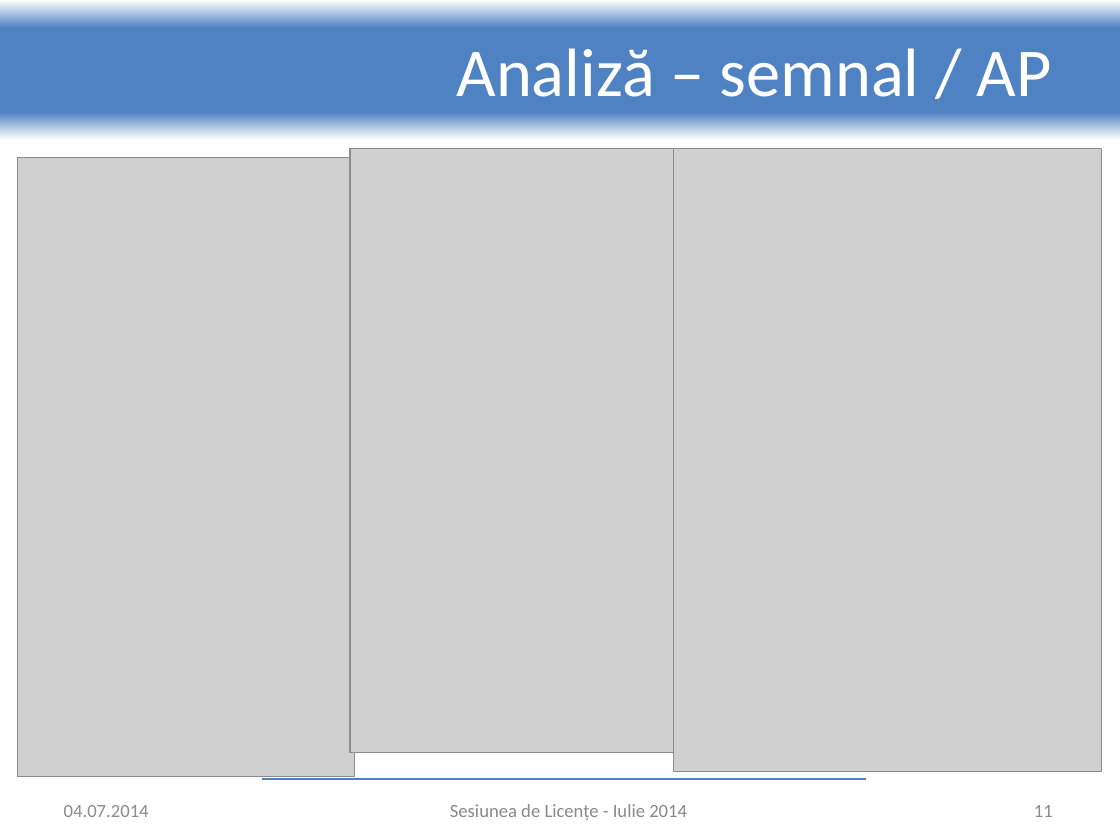
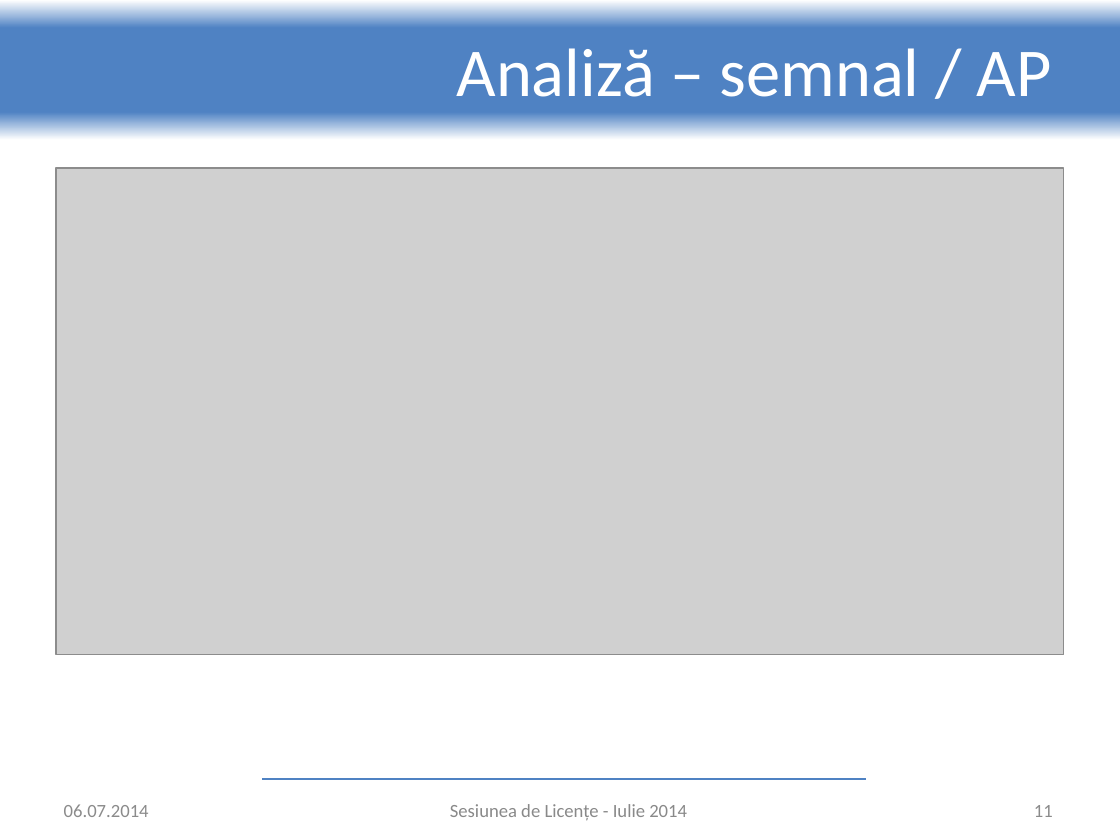
Before and after one commit to adrian-nicolau/radar, a slide deck: slide 11 of presentation.pptx. Drawn at 1120x840 pixels with LibreOffice and Linux fonts; fonts in the diff are those of the drawing; grey boxes stand for pictures; background and template pictures are left out. Boxes give left, top, right and bottom in pixels: in the first picture for what was removed or moved away, otherwise in the second. Text is boxed around its words. In the diff, an @@ line names an element or a change of style, - is before the commit and + after.

```diff
--- a/presentation.pptx
+++ b/presentation.pptx
@@ picture removed at <box>349,149,681,753</box> @@
@@ picture removed at <box>674,149,1102,772</box> @@
@@ picture: place and size @@
-picture at <box>18,158,355,777</box>
+picture at <box>56,168,1064,655</box>
@@ text at <box>64,804,149,817</box>: text changed @@
-04.07.2014
+06.07.2014
```
Also in this commit, not shown: 15 other slides changed.
